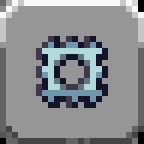
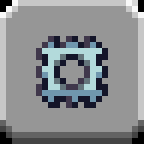
Two versions of the same layered image (144x144). Layer-by-layer changes:
painted on "Background" over [0, 0, 144, 144]
